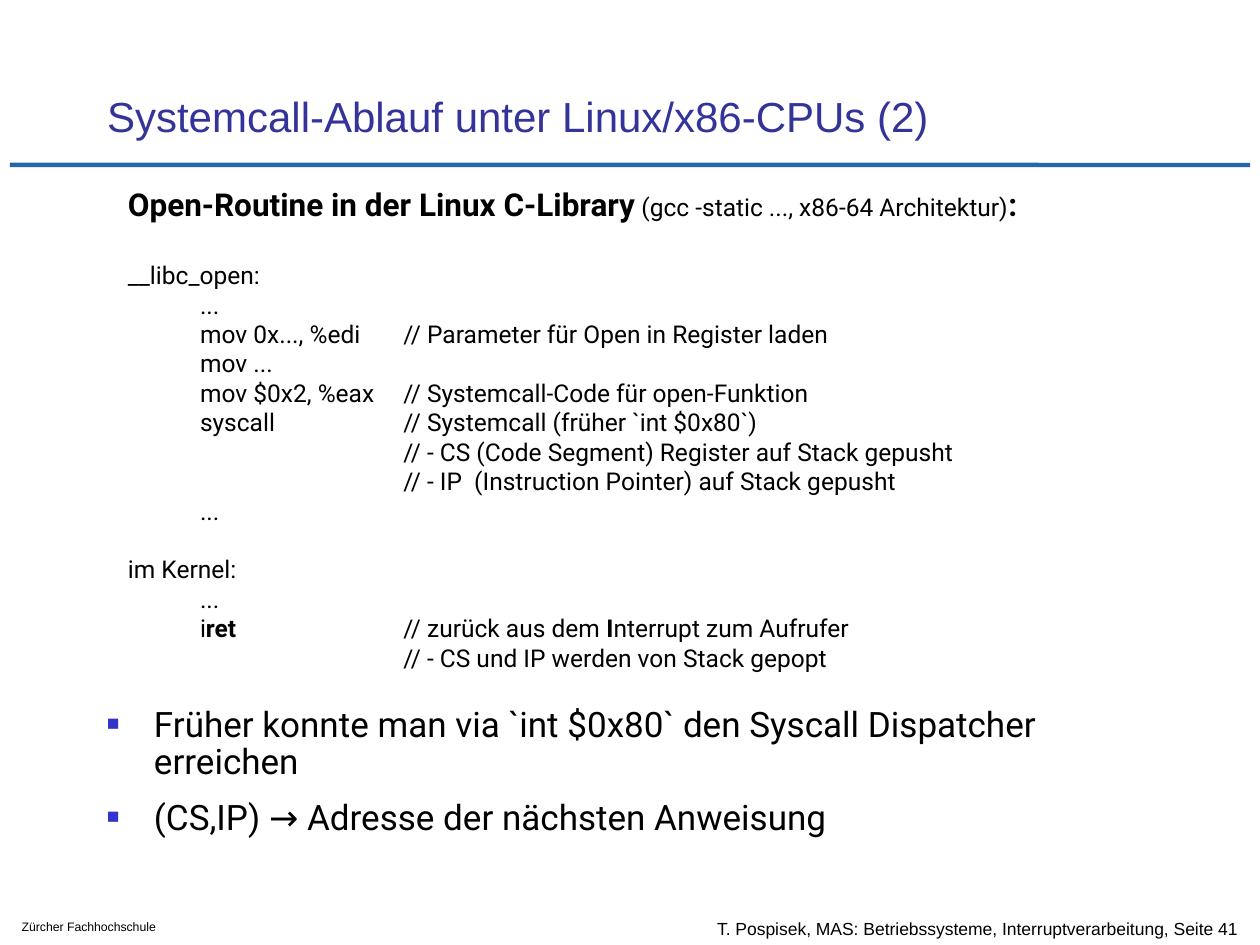
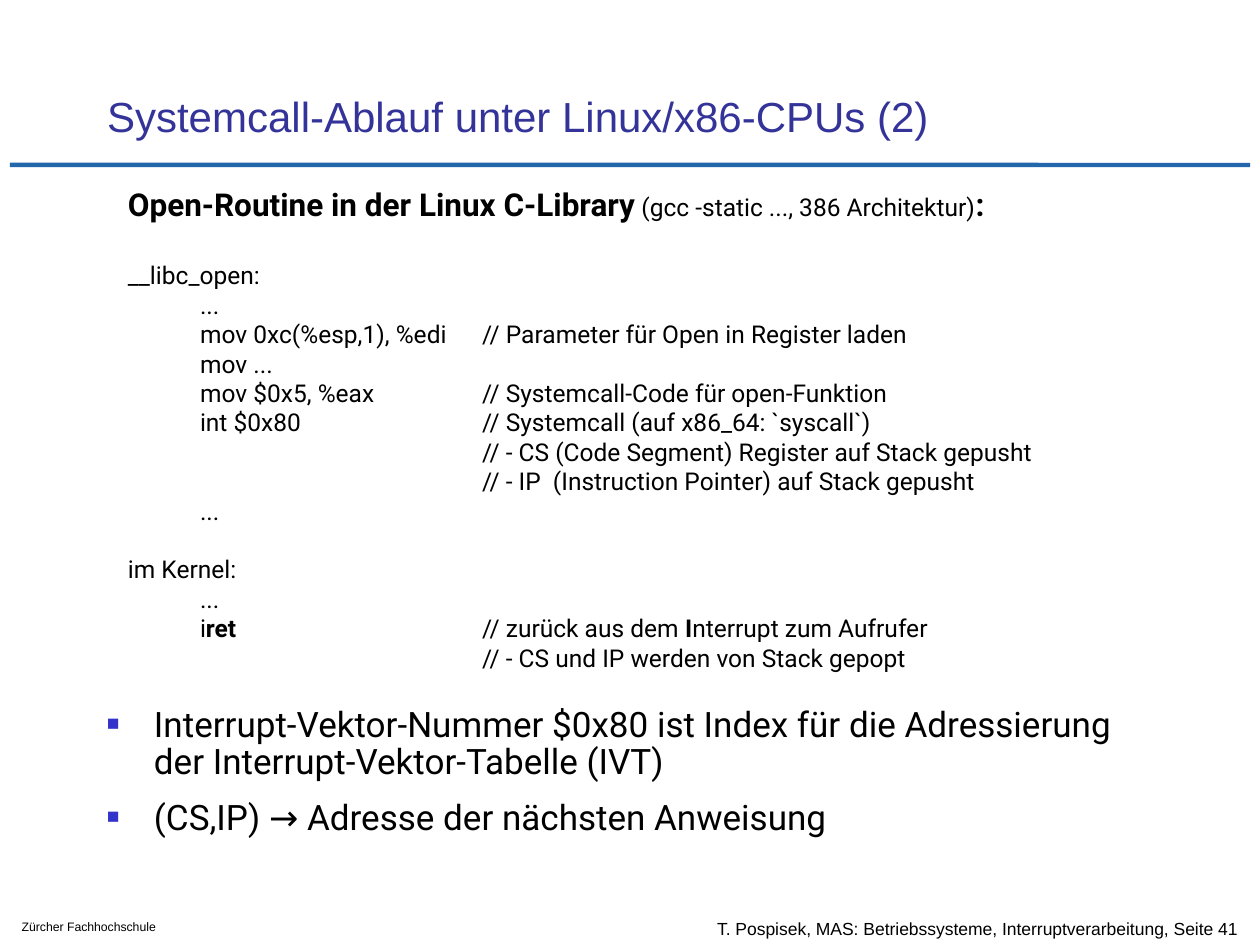
Before and after one commit to tpo/betriebssysteme, a slide deck: slide 41 of 04-3_Interruptverarbeitung_in_Betriebssystemen.odp. Drawn at 1260x945 pixels with LibreOffice and Linux fonts; fonts in the diff are those of the drawing; background and template pictures are left out. Boxes give left, top, right and bottom in pixels: in the first picture for what was removed or moved away, otherwise in the second. Text is boxed around its words. In the diff, an @@ line names an element or a change of style, - is before the commit and + after.

Commit message:
commit 3faec47 grösstenteils rückgängig gemacht
der int 0x80 Mechanismus verdeutlicht viel besser, was abgeht,
als die `syscall` Anweisung

```diff
--- a/04-3_Interruptverarbeitung_in_Betriebssystemen.odp
+++ b/04-3_Interruptverarbeitung_in_Betriebssystemen.odp
@@ text at <box>128,192,975,223</box>: text changed; size 14 to 18 pt; bold on @@
-Open-Routine in der Linux C-Library (gcc -static ..., x86-64 Architektur):
+Open-Routine in der Linux C-Library (gcc -static ..., 386 Architektur):
@@ text at <box>200,323,907,349</box>: text changed @@
-mov 0x..., %edi // Parameter für Open in Register laden
+mov 0xc(%esp,1), %edi // Parameter für Open in Register laden
@@ text at <box>506,383,886,437</box>: text changed @@
-mov $0x2, %eax // Systemcall-Code für open-Funktion
-syscall // Systemcall (früher `int $0x80`)
+mov $0x5, %eax // Systemcall-Code für open-Funktion
+int $0x80 // Systemcall (auf x86_64: `syscall`)
@@ text at <box>154,708,1111,782</box>: text changed @@
-■ Früher konnte man via `int $0x80` den Syscall Dispatcher erreichen
+■ Interrupt-Vektor-Nummer $0x80 ist Index für die Adressierung der Interrupt-Vektor-Tabelle (IVT)
```
Also in this commit, not shown: 1 other slide changed.
